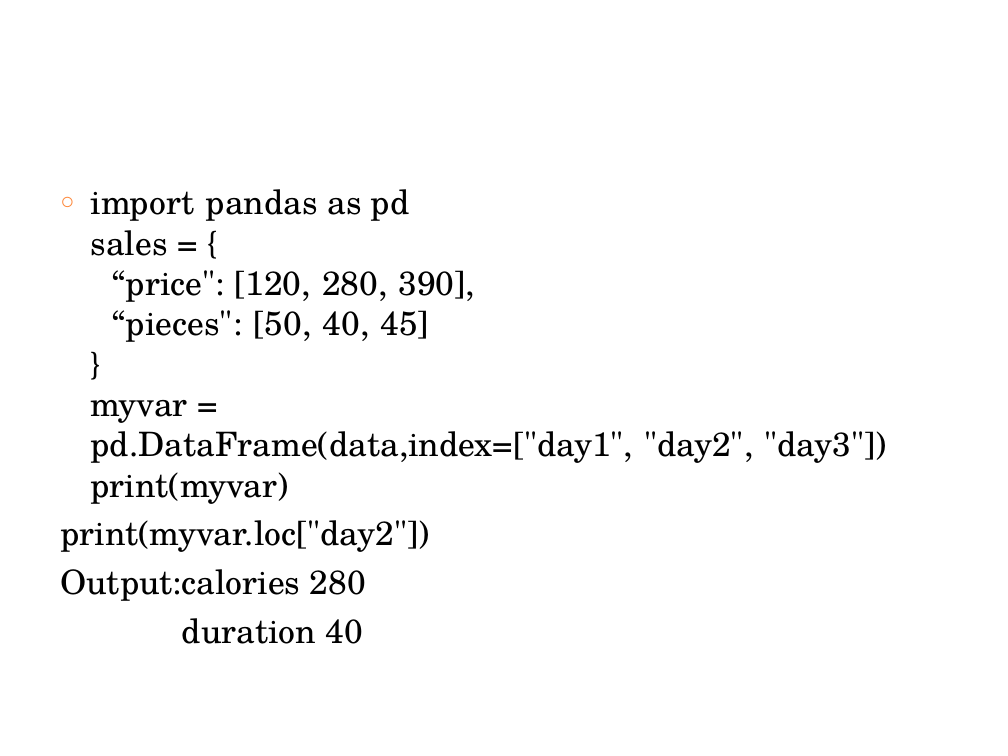
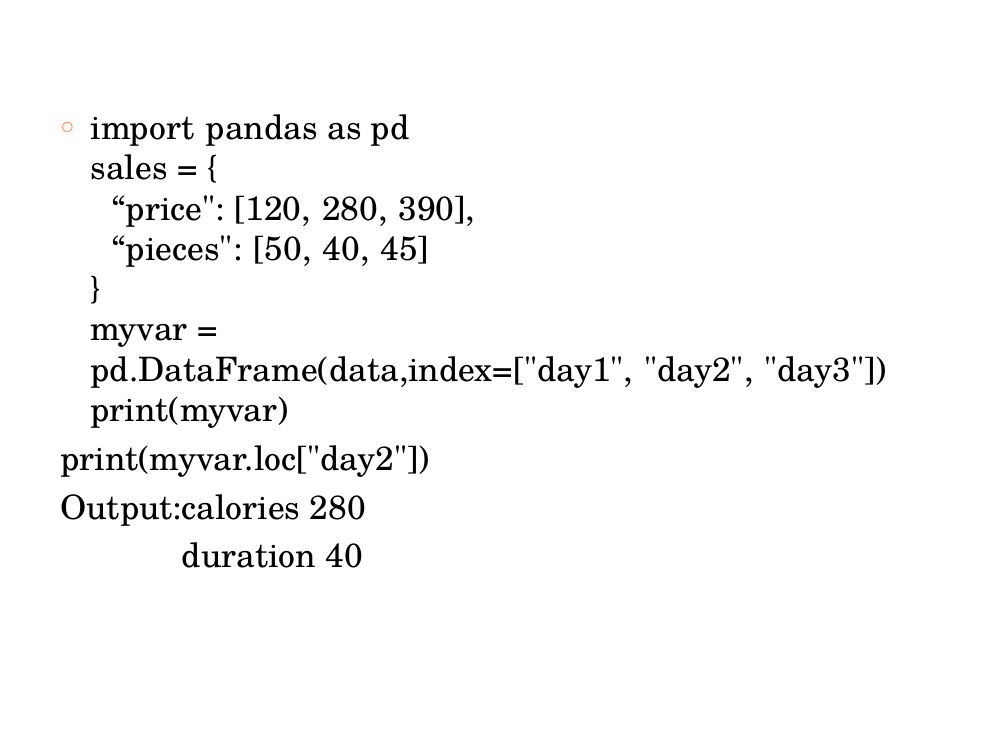
Before and after one commit to keonicsx/Code_Storage, a slide deck: slide 36 of ppt_m4/Module 4.pptx. Drawn at 1008x756 pixels with LibreOffice and Linux fonts; fonts in the diff are those of the drawing. Boxes give left, top, right and bottom in pixels: in the first picture for what was removed or moved away, otherwise in the second. Text is boxed around its words. In the diff, an @@ line names an element or a change of style, - is before the commit and + after.

```diff
--- a/ppt_m4/Module 4.pptx
+++ b/ppt_m4/Module 4.pptx
@@ text "import pandas as pd sales ..." moved from (x1=60, y1=189, x2=887, y2=644) to (x1=60, y1=114, x2=887, y2=568) @@
```
Also in this commit, not shown: 16 other slides changed, 1 slide added, 3 slides removed, 3 other files.
